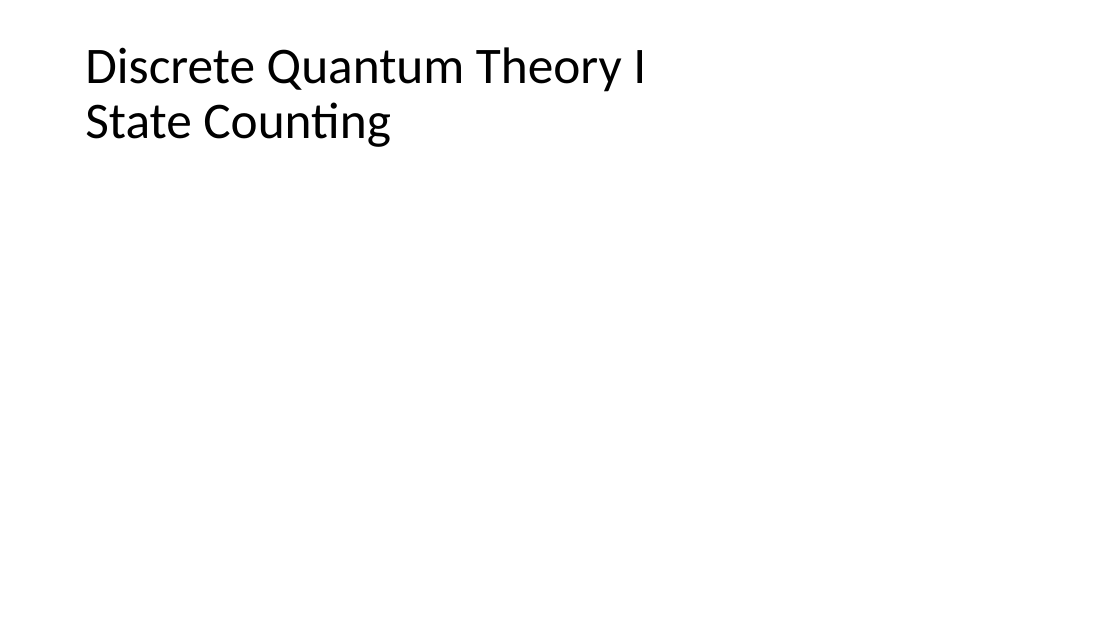
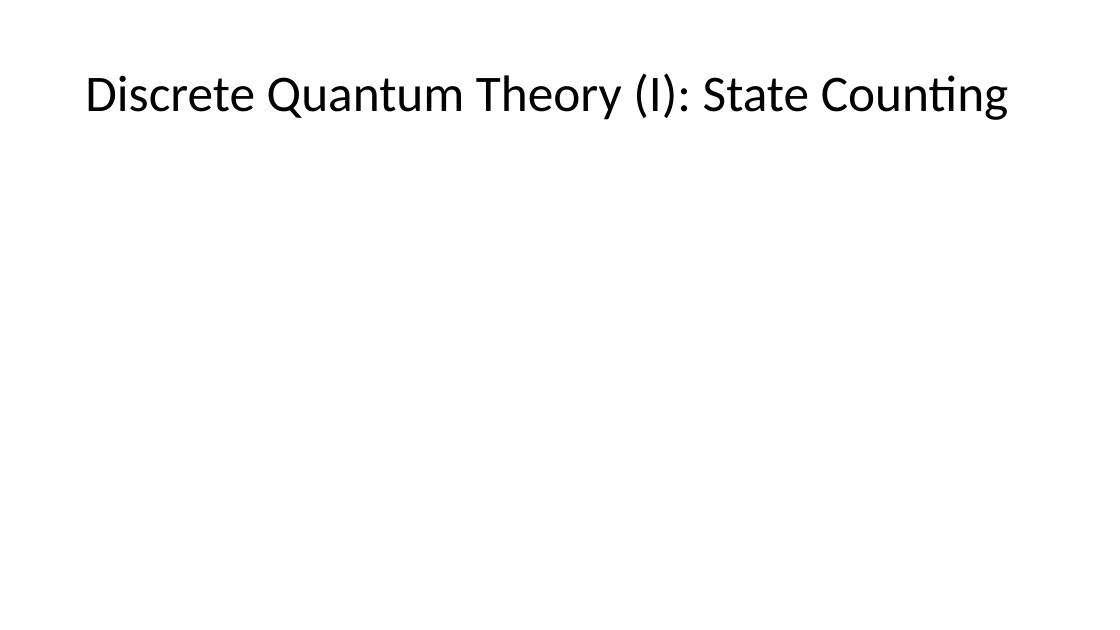
Before and after one commit to yuttai/Contextuality-and-Nonlocality-in-Discrete-Quantum-Theory, a slide deck: slide 20 of defense.pptx. Drawn at 1120x630 pixels with LibreOffice and Linux fonts; fonts in the diff are those of the drawing; grey boxes stand for pictures. Boxes give left, top, right and bottom in pixels: in the first picture for what was removed or moved away, otherwise in the second. Text is boxed around its words. In the diff, an @@ line names an element or a change of style, - is before the commit and + after.

```diff
--- a/defense.pptx
+++ b/defense.pptx
@@ title at [85,73,1009,120]: text changed @@
-Discrete Quantum Theory I
-State Counting
+Discrete Quantum Theory (I): State Counting
```
Also in this commit, not shown: 2 other slides changed, 5 slides added, 3 other files.
